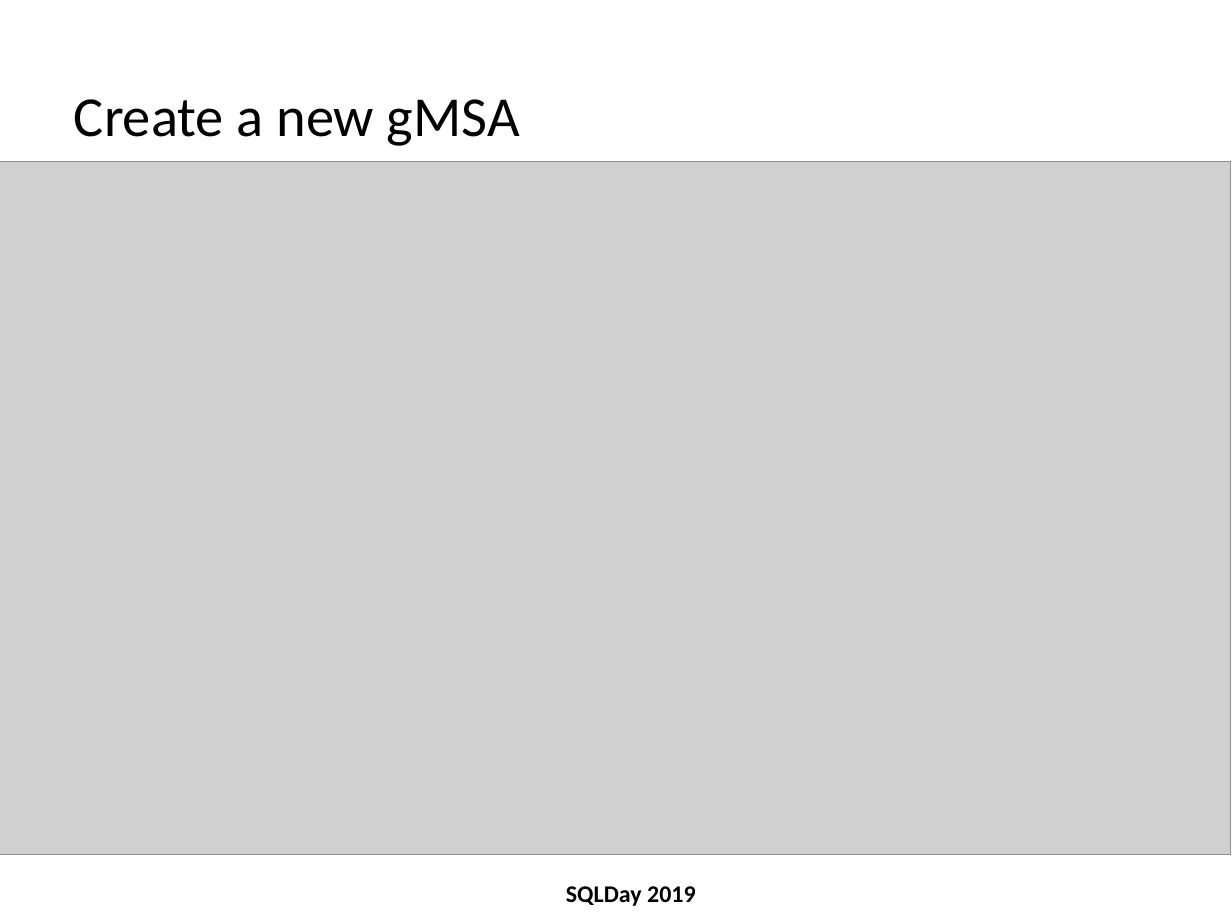
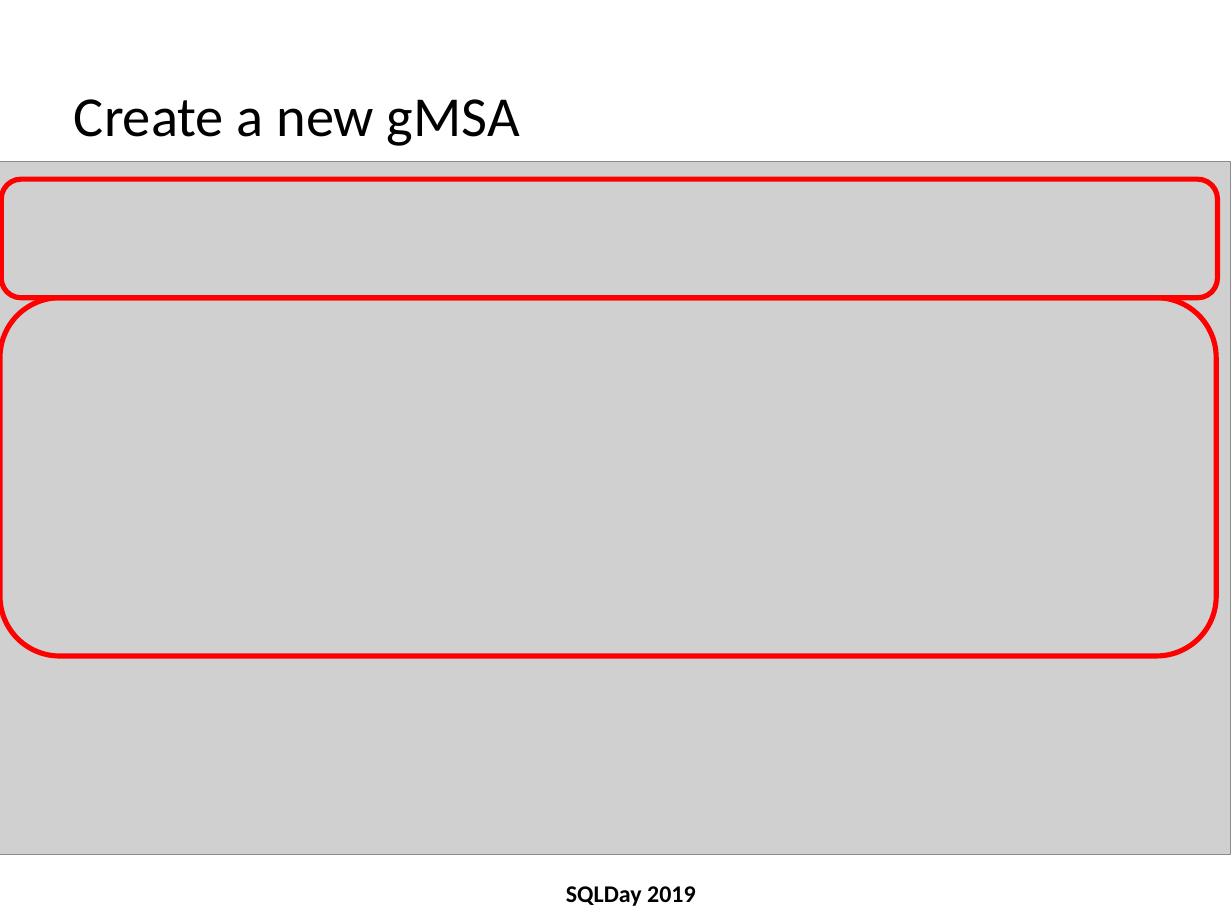
Before and after one commit to michalporeba/sharing, a slide deck: slide 27 of dbas-docker-guide/dbas-docker-guide v1.pptx (slide 26 before the commit). Drawn at 1232x924 pixels with LibreOffice and Linux fonts; fonts in the diff are those of the drawing; grey boxes stand for pictures; background and template pictures are left out. Boxes give left, top, right and bottom in pixels: in the first picture for what was removed or moved away, otherwise in the second. Text is boxed around its words. In the diff, an @@ line names an element or a change of style, - is before the commit and + after.

```diff
--- a/dbas-docker-guide/dbas-docker-guide v1.pptx
+++ b/dbas-docker-guide/dbas-docker-guide v1.pptx
@@ rounded rectangle added at (1, 179, 1217, 297), outline #FF0000 3 pt @@
@@ rounded rectangle added at (0, 298, 1216, 657), outline #FF0000 3 pt @@
```
Also in this commit, not shown: 15 other slides changed, 7 slides added, 1 other file.
